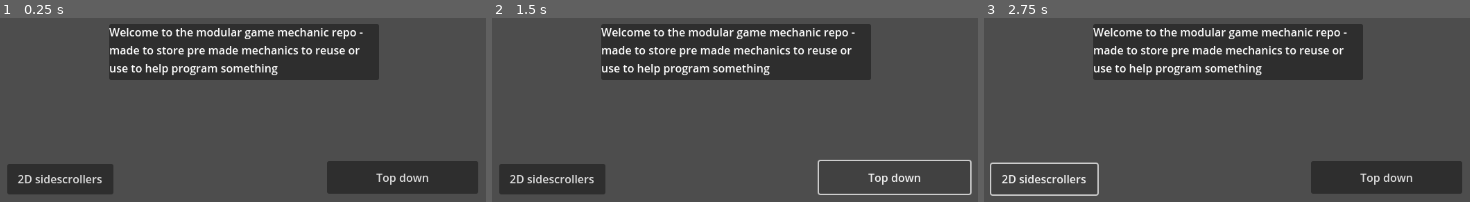
Above: before the commit, frames 1-3 (left to right).
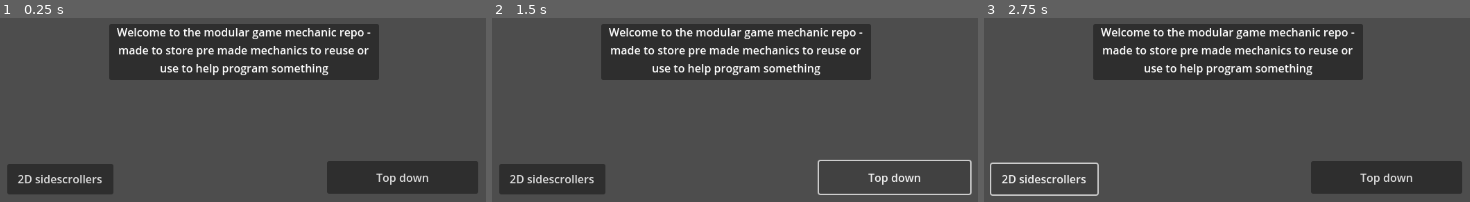
Above: after the commit, the same moments.

Repository: DelusionalDebugger/Modular-game-mechanic-collection
Game: Godot game, scene res://MainMenu/main.tscn
The game is run twice, just before and just after one commit, with the same random seed, the same clock (stepped at 60 frames per second) and the same inputs.
Inputs:
- Up to frame 1 (0.25 s): no input
- Up to frame 2 (1.5 s): click "2D sidescrollers" at 0.5 s; click "Top down" at 1.25 s
- Up to frame 3 (2.75 s): click "2D sidescrollers" at 2 s

The runs differ from the first frame. In frame 1, 4.5% of the frame differs, in the area x 22-77%, y 5-31%; in frame 2, 4.5%; in frame 3, 4.5%.

Commit message:
Changing folder heirarchy again

Diff:
--- a/MainMenu/main.tscn
+++ b/MainMenu/main.tscn
@@ -27,4 +27,5 @@
 offset_right = 389.0
 offset_bottom = 54.0
 text = "Welcome to the modular game mechanic repo - made to store pre made mechanics to reuse or use to help program something"
+horizontal_alignment = 1
 autowrap_mode = 3
